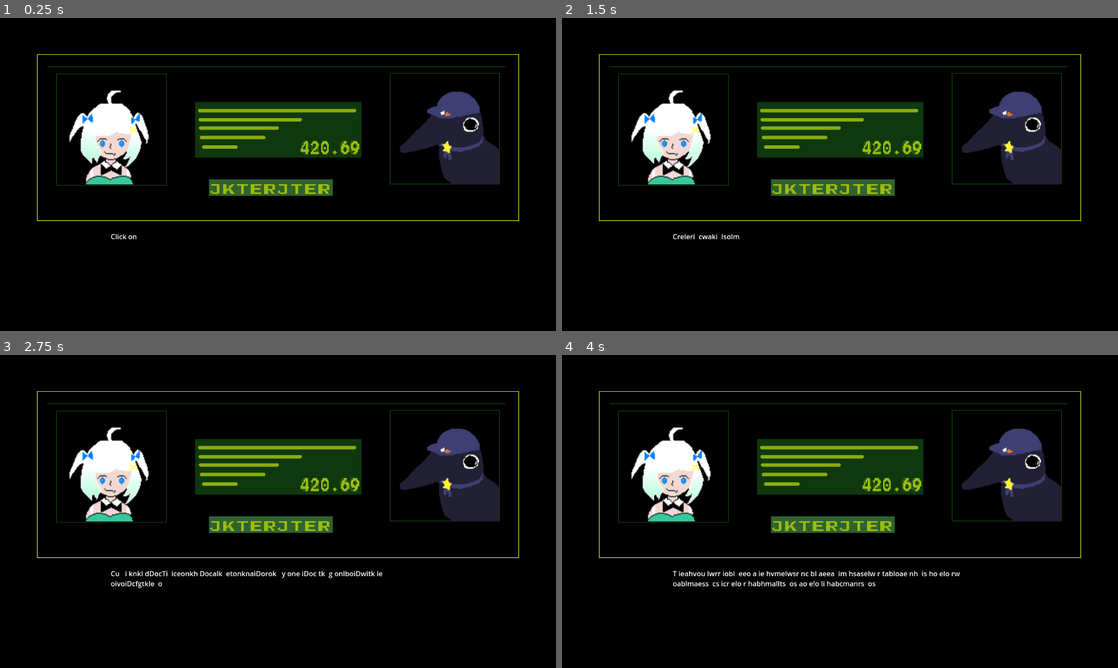
Above: before the commit, frames 1-4 (two rows, left to right).
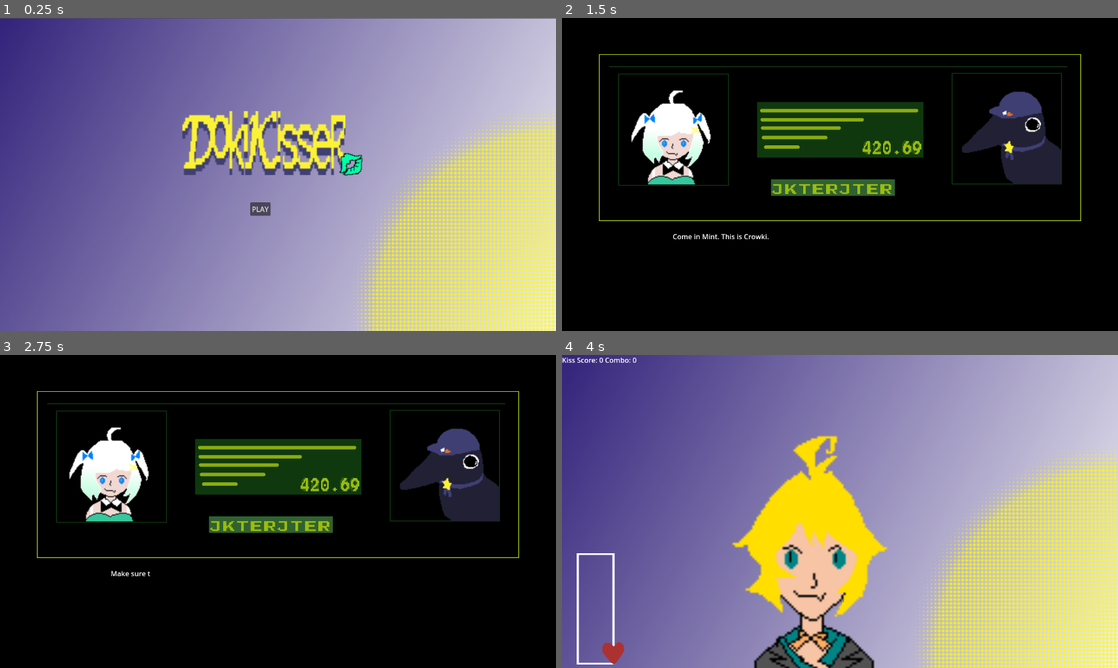
Above: after the commit, the same moments.

Repository: Cephoniss/doki-kisser
Game: Godot game, scene res://start_menu.tscn
Two runs of this game, one before a commit and one after it. Both use one fixed random seed, a clock stepped at 60 frames per second and the inputs below. Before the commit the project starts from res://mgs_call.tscn.
Inputs (mouse positions are in pixels of both pictures, inside the frame that each line leads up to):
- Up to frame 1 (0.25 s): no input
- Up to frame 2 (1.5 s): click (823, 208) at 0.5 s, where only the run after the commit has a clickable "PLAY"; click (823, 208) at 1.25 s, where only the run after the commit has a clickable "PLAY"
- Up to frame 3 (2.75 s): tap Enter at 2 s; drag from (266, 599) to (450, 470) at 2.02 s
- Up to frame 4 (4 s): tap Space at 2.75 s; drag from (728, 527) to (1012, 470) at 2.77 s; move the mouse to (895, 442) at 3.52 s; click (895, 442) at 3.67 s

The runs differ from the first frame. In frame 1, 100% of the frame differs, in the area x 0-100%, y 0-100%; in frame 2, 0.2%; in frame 3, 0.5%; in frame 4, 100%.

Commit message:
Scenes and Assests
Added more scenes and assets

Diff:
--- /dev/null
+++ b/end_scene.tscn
@@ -0,0 +1,29 @@
+[gd_scene load_steps=4 format=3 uid="uid://bohwtqmurnx5l"]
+
+[ext_resource type="Texture2D" uid="uid://djhn0dkvi6lxd" path="res://Images/dokikisser.png" id="1_3wcc1"]
+[ext_resource type="Texture2D" uid="uid://b80vg7nxx4ysq" path="res://Images/DokiKisserBG.png" id="1_vitp6"]
+[ext_resource type="AudioStream" uid="uid://dtkiqfpgnn6og" path="res://Audio/triumphlol.ogg" id="2_jvrxn"]
+
+[node name="EndScene" type="Node2D"]
+
+[node name="Background" type="Sprite2D" parent="."]
+position = Vector2(640, 360)
+texture = ExtResource("1_vitp6")
+
+[node name="DokiMint" type="Sprite2D" parent="."]
+position = Vector2(640, 328)
+scale = Vector2(3, 3)
+texture = ExtResource("1_3wcc1")
+
+[node name="AudioStreamPlayer2D" type="AudioStreamPlayer2D" parent="."]
+stream = ExtResource("2_jvrxn")
+autoplay = true
+
+[node name="RichTextLabel" type="RichTextLabel" parent="."]
+offset_left = 584.0
+offset_top = 448.0
+offset_right = 688.0
+offset_bottom = 520.0
+bbcode_enabled = true
+text = "[b]YOU'RE
+WINNER ![/b]"
--- a/kissScoreScript.gd
+++ b/kissScoreScript.gd
@@ -1,15 +1,16 @@
 extends Label
 
 
-@export var target_score: int = 1000
+@export var target_score: int = 3000
 @export var combo_reset_time: = 3.0
 @onready var game_timer = get_node("/root/GameSpace/GameTimer")
 @onready var doki = get_node("/root/GameSpace/PixelDoki/PixelDokiArea2D")
+var ComboPopup = preload("res://combo_score.tscn")
 var score: int = 0
 var base_score: int = 1
 var combo: int = 0
 var combo_timer: float = 0.0
-var ComboPopup = preload("res://combo_score.tscn")
+
 
 signal score_updated(new_score)
 
@@ -36,6 +37,9 @@
 				break
 
 func _on_doki_clicked(pos: Vector2):
+	if score >= target_score:
+		return
+
 	calculate_score(pos)
 
 func calculate_score(mouse_pos: Vector2):
@@ -49,6 +53,8 @@
 	show_combo_popup(mouse_pos)
 
 func show_combo_popup(pos: Vector2):
+	if score >= target_score:
+		return
 	var popup = ComboPopup.instantiate()
 	get_tree().current_scene.add_child(popup)
 	popup.global_position = pos
@@ -71,7 +77,7 @@
 func check_for_win_score():
 	if score >= target_score:
 		print("YOU WIN!")
-		# Add win method there
+		win_game()
 
 func update_combo():
 	if combo_timer <= combo_reset_time:
@@ -85,3 +91,6 @@
 		score -= 10
 		print("Combo break!")
 		update_scoreboard()
+
+func win_game():
+	get_tree().change_scene_to_file("res://end_scene.tscn")
--- a/kissTarget.gd
+++ b/kissTarget.gd
@@ -28,7 +28,7 @@
 		show_kiss_effect()
 		spawn_child()
 		remove_from_group("KissScoreGroup")
-		await get_tree().create_timer(0.3).timeout
+		await get_tree().create_timer(0.4).timeout
 		queue_free()
 
 func show_kiss_effect():
--- a/long_goon.tscn
+++ b/long_goon.tscn
@@ -1,10 +1,10 @@
 [gd_scene load_steps=7 format=3 uid="uid://cp6rh2r0vmh1"]
 
 [ext_resource type="Texture2D" uid="uid://onyc8hohufdb" path="res://Images/longGoon.png" id="1_0ebic"]
-[ext_resource type="Script" uid="uid://s7dsh3d2etmi" path="res://area_2d.gd" id="1_0mis1"]
+[ext_resource type="Script" uid="uid://c4ckpjki8mlyu" path="res://area_2d.gd" id="1_0mis1"]
 [ext_resource type="PackedScene" uid="uid://bbmbmyvoeyfwf" path="res://regular_goon.tscn" id="2_ctuew"]
 [ext_resource type="Texture2D" uid="uid://bdb03mo6eka1g" path="res://Images/MintKiss.png" id="4_adhtw"]
-[ext_resource type="AudioStream" uid="uid://bbuswxao4l6y5" path="res://Audio/mintomuh.ogg" id="4_ctuew"]
+[ext_resource type="AudioStream" uid="uid://bm7d11n78mgi3" path="res://Audio/AC_Punch_02.wav" id="4_ctuew"]
 
 [sub_resource type="RectangleShape2D" id="RectangleShape2D_eediu"]
 size = Vector2(11.8012, 20)
@@ -26,6 +26,7 @@
 
 [node name="AudioStreamPlayer2D" type="AudioStreamPlayer2D" parent="Area2D"]
 stream = ExtResource("4_ctuew")
+volume_db = -5.0
 
 [node name="KissEffect" type="Sprite2D" parent="Area2D"]
 visible = false
--- /dev/null
+++ b/menu_button.gd
@@ -0,0 +1,11 @@
+extends Button
+@onready var audio_player = $"../../AudioStreamPlayer2D"
+
+func _ready():
+	$".".pressed.connect(Callable(self, "_on_button_pressed"))
+
+func _on_button_pressed(delay: float = 0.7):
+	audio_player.play()
+	await get_tree().create_timer(delay).timeout
+	BGM.audio_player.play()
+	get_tree().change_scene_to_file("res://mgs_call.tscn")
--- a/messageBoxText.gd
+++ b/messageBoxText.gd
@@ -1,13 +1,16 @@
 extends RichTextLabel
 
 var lines = [
-	"Click on Doki to give her a smooch! There will be a short delay before you can click her again.",
+	"Come in Mint. This is Crowki.",
+	"For this mission you will need to click on Doki to give her a smooch! Note that there will be a short delay before you can click her again.",
 	"Tomatos and Dragoons will spawn randomly. Click on them to increase your score and combo multiplier",
-	"The combo Multiplier will break if you do not click on a target after 3 seconds.",
-	"Fill up the bar to win the game!"
+	"The combo multiplier will break if you do not click on a target after 3 seconds.",
+	"Make sure to fill up the bar to win the game!"
 ]
 
-var current_line = 0
+var current_line := 0
+var is_typing := false
+var full_line := ""
 
 func _ready():
 	visible = false
@@ -16,17 +19,26 @@
 func show_next_line():
 	if current_line < lines.size():
 		visible = true
-		await typewriter_effect(lines[current_line])
+		full_line = lines[current_line]
 		current_line += 1
+		await typewriter_effect(full_line)
 	else:
 		get_tree().change_scene_to_file("res://game_space.tscn")
 
 func _input(event):
 	if Input.is_mouse_button_pressed(MOUSE_BUTTON_LEFT):
-		show_next_line()
+		if is_typing:
+			text = full_line
+			is_typing = false
+		else:
+			show_next_line()
 
 func typewriter_effect(line: String, delay: float = 0.02):
+	is_typing = true
 	text = ""
 	for char in line:
+		if not is_typing:
+			break
 		text += char
 		await get_tree().create_timer(delay).timeout
+	is_typing = false
--- /dev/null
+++ b/music_player.gd
@@ -0,0 +1,6 @@
+extends Node2D
+
+@onready var audio_player = $AudioStreamPlayer2D
+
+func _ready():
+	audio_player.autoplay = true
--- /dev/null
+++ b/music_player.tscn
@@ -0,0 +1,11 @@
+[gd_scene load_steps=3 format=3 uid="uid://byovgra01u54m"]
+
+[ext_resource type="Script" uid="uid://c12s1hb05simj" path="res://music_player.gd" id="1_k4xj7"]
+[ext_resource type="AudioStream" uid="uid://crj08pbsb3udo" path="res://Audio/Whimsical Town (Loop).ogg" id="2_p3pav"]
+
+[node name="MusicPlayer" type="Node2D"]
+script = ExtResource("1_k4xj7")
+
+[node name="AudioStreamPlayer2D" type="AudioStreamPlayer2D" parent="."]
+stream = ExtResource("2_p3pav")
+volume_db = -12.0
--- a/pixel_doki.gd
+++ b/pixel_doki.gd
@@ -3,9 +3,12 @@
 
 @export var kiss_targets: Array[PackedScene] = []
 @export var cooldown_time: float = 4.0
+@export var audio_files:  Array[AudioStream] = []
 @onready var kiss_effect = $KissEffect
 @onready var blush_effect = $BlushSprite
 @onready var audio_player = $AudioStreamPlayer2D
+
+
 var on_cooldown := false
 
 signal doki_clicked(pos: Vector2)
@@ -22,9 +25,9 @@
 		emit_signal("doki_clicked", global_position)
 		on_cooldown = true
 		$"../CooldownTimer".start()
-		audio_player.play()
+		play_random_audio()
 		show_kiss_effect()
-		for i in range(randi_range(2,4)):
+		for i in range(randi_range(1,3)):
 			spawn_random_targets()
 
 func _on_cooldown_timer_timeout():
@@ -38,6 +41,13 @@
 	var tween = create_tween()
 	tween.tween_property(kiss_effect, "modulate:a", 0.0, 1.0)
 
+func play_random_audio():
+	if audio_files.is_empty():
+		return
+	var random_index = randi() % audio_files.size()
+	audio_player.stream = audio_files[random_index]
+	audio_player.play()
+
 func spawn_random_targets():
 	if kiss_targets.is_empty():
 		return
--- a/pixel_doki.tscn
+++ b/pixel_doki.tscn
@@ -1,11 +1,16 @@
-[gd_scene load_steps=8 format=3 uid="uid://b1wrb1pi0ly5u"]
+[gd_scene load_steps=13 format=3 uid="uid://b1wrb1pi0ly5u"]
 
 [ext_resource type="Texture2D" uid="uid://d3qqytoglvb2n" path="res://Images/DokiBird.png" id="1_2ujst"]
-[ext_resource type="Script" uid="uid://bktbtgckjbwgf" path="res://pixel_doki.gd" id="1_ein2b"]
+[ext_resource type="Script" uid="uid://ttrl04sorqlo" path="res://pixel_doki.gd" id="1_ein2b"]
 [ext_resource type="PackedScene" uid="uid://hyo16tktxlkl" path="res://tomato_doki.tscn" id="2_vckid"]
+[ext_resource type="AudioStream" uid="uid://s2ngemb3u6rm" path="res://Audio/hotdog.wav" id="3_nc46w"]
 [ext_resource type="Texture2D" uid="uid://bdb03mo6eka1g" path="res://Images/MintKiss.png" id="3_ncxb1"]
 [ext_resource type="Texture2D" uid="uid://bur4k1cojvap5" path="res://Images/DokiBirdBlush.png" id="4_sb1vi"]
+[ext_resource type="AudioStream" uid="uid://bbuswxao4l6y5" path="res://Audio/mintomuh.ogg" id="4_tqf3m"]
+[ext_resource type="AudioStream" uid="uid://bjjola8h13ojk" path="res://Audio/TimeToGetPreg.ogg" id="6_l2fxl"]
 [ext_resource type="AudioStream" uid="uid://cdg0guqlo2iam" path="res://Audio/hauayeah.ogg" id="6_sb1vi"]
+[ext_resource type="AudioStream" uid="uid://ct3axhsjguoq0" path="res://Audio/dokihehe.ogg" id="7_vi3d3"]
+[ext_resource type="AudioStream" uid="uid://deqtsnmy2aivi" path="res://Audio/AC_Accidental_Kiss_02v2.wav" id="8_vi3d3"]
 
 [sub_resource type="RectangleShape2D" id="RectangleShape2D_fjalw"]
 
@@ -16,6 +21,7 @@
 scale = Vector2(3.6, 5.45527)
 script = ExtResource("1_ein2b")
 kiss_targets = Array[PackedScene]([ExtResource("2_vckid")])
+audio_files = Array[AudioStream]([ExtResource("3_nc46w"), ExtResource("4_tqf3m"), ExtResource("6_sb1vi"), ExtResource("6_l2fxl"), ExtResource("7_vi3d3"), ExtResource("8_vi3d3")])
 
 [node name="CollisionShape2D" type="CollisionShape2D" parent="PixelDokiArea2D"]
 shape = SubResource("RectangleShape2D_fjalw")
--- a/progressBar.gd
+++ b/progressBar.gd
@@ -1,6 +1,6 @@
 extends TextureProgressBar
 
-var max_score: int = 1000
+var max_score: int = 3000
 var kiss_score_node
 
 func _ready():
--- a/project.godot
+++ b/project.godot
@@ -11,9 +11,13 @@
 [application]
 
 config/name="Doki-Kisser"
-run/main_scene="uid://cc8whotifseum"
+run/main_scene="uid://hbp3yuq3v7t1"
 config/features=PackedStringArray("4.4", "Forward Plus")
 config/icon="res://icon.svg"
+
+[autoload]
+
+BGM="*res://music_player.tscn"
 
 [display]
 
--- a/regular_goon.tscn
+++ b/regular_goon.tscn
@@ -1,8 +1,8 @@
 [gd_scene load_steps=6 format=3 uid="uid://bbmbmyvoeyfwf"]
 
-[ext_resource type="Script" uid="uid://s7dsh3d2etmi" path="res://area_2d.gd" id="1_gtyjp"]
+[ext_resource type="Script" uid="uid://c4ckpjki8mlyu" path="res://area_2d.gd" id="1_gtyjp"]
 [ext_resource type="Texture2D" uid="uid://cxaa4s7jvnbgo" path="res://Images/regularGoon.png" id="2_rnlwy"]
-[ext_resource type="AudioStream" uid="uid://bbuswxao4l6y5" path="res://Audio/mintomuh.ogg" id="3_gtyjp"]
+[ext_resource type="AudioStream" uid="uid://2amugbileo5b" path="res://Audio/AC_Slap_03.wav" id="3_gtyjp"]
 [ext_resource type="Texture2D" uid="uid://bdb03mo6eka1g" path="res://Images/MintKiss.png" id="4_5pr7p"]
 
 [sub_resource type="RectangleShape2D" id="RectangleShape2D_h43cn"]
@@ -24,6 +24,7 @@
 
 [node name="AudioStreamPlayer2D" type="AudioStreamPlayer2D" parent="Area2D"]
 stream = ExtResource("3_gtyjp")
+volume_db = -5.0
 
 [node name="KissEffect" type="Sprite2D" parent="Area2D"]
 visible = false
--- /dev/null
+++ b/start_menu.tscn
@@ -0,0 +1,42 @@
+[gd_scene load_steps=6 format=3 uid="uid://hbp3yuq3v7t1"]
+
+[ext_resource type="Texture2D" uid="uid://b80vg7nxx4ysq" path="res://Images/DokiKisserBG.png" id="1_ia0g5"]
+[ext_resource type="Texture2D" uid="uid://bmcacwaftryr2" path="res://Images/dokiKisserTitle.png" id="2_vpdu5"]
+[ext_resource type="Texture2D" uid="uid://bdb03mo6eka1g" path="res://Images/MintKiss.png" id="3_v2mkm"]
+[ext_resource type="AudioStream" uid="uid://ckdpk0uykgxxu" path="res://Audio/AC_Bell_Ding_01.wav" id="4_ctwoq"]
+[ext_resource type="Script" uid="uid://dfqtgbq2wfm7j" path="res://menu_button.gd" id="4_v2mkm"]
+
+[node name="StartMenu" type="Node2D"]
+
+[node name="Background" type="Sprite2D" parent="."]
+position = Vector2(640, 361)
+texture = ExtResource("1_ia0g5")
+
+[node name="DokiKisserTitle" type="Sprite2D" parent="."]
+position = Vector2(608, 288)
+scale = Vector2(3, 3)
+texture = ExtResource("2_vpdu5")
+
+[node name="MintKiss" type="Sprite2D" parent="."]
+position = Vector2(808, 336)
+rotation = -0.78652
+scale = Vector2(2, 2)
+texture = ExtResource("3_v2mkm")
+
+[node name="AudioStreamPlayer2D" type="AudioStreamPlayer2D" parent="."]
+stream = ExtResource("4_ctwoq")
+
+[node name="Control" type="Control" parent="."]
+layout_mode = 3
+anchors_preset = 0
+offset_left = 576.0
+offset_top = 424.0
+offset_right = 656.0
+offset_bottom = 464.0
+
+[node name="Button" type="Button" parent="Control"]
+layout_mode = 0
+offset_right = 8.0
+offset_bottom = 8.0
+text = "PLAY"
+script = ExtResource("4_v2mkm")
Not shown, added: Audio/AC_Accidental_Kiss_02v2.wav.import
Not shown, added: Audio/AC_Bell_Ding_01.wav.import
Not shown, added: Audio/AC_Love_At_First_Sight_2v1.wav.import
Not shown, added: Audio/AC_Punch_02.wav.import
Not shown, added: Audio/AC_Slap_03.wav.import
Not shown, added: Audio/TimeToGetPreg.ogg.import
Not shown, added: Audio/Whimsical Town (Loop).ogg.import
Not shown, added: Audio/dokihehe.ogg.import
Not shown, added: Audio/triumphlol.ogg.import
Binary file added: Images/dokiKisserTitle.png
Not shown, added: Images/dokiKisserTitle.png.import
Not shown, added: Scripts/area_2d.gd.uid
(and 32 more such lines)
